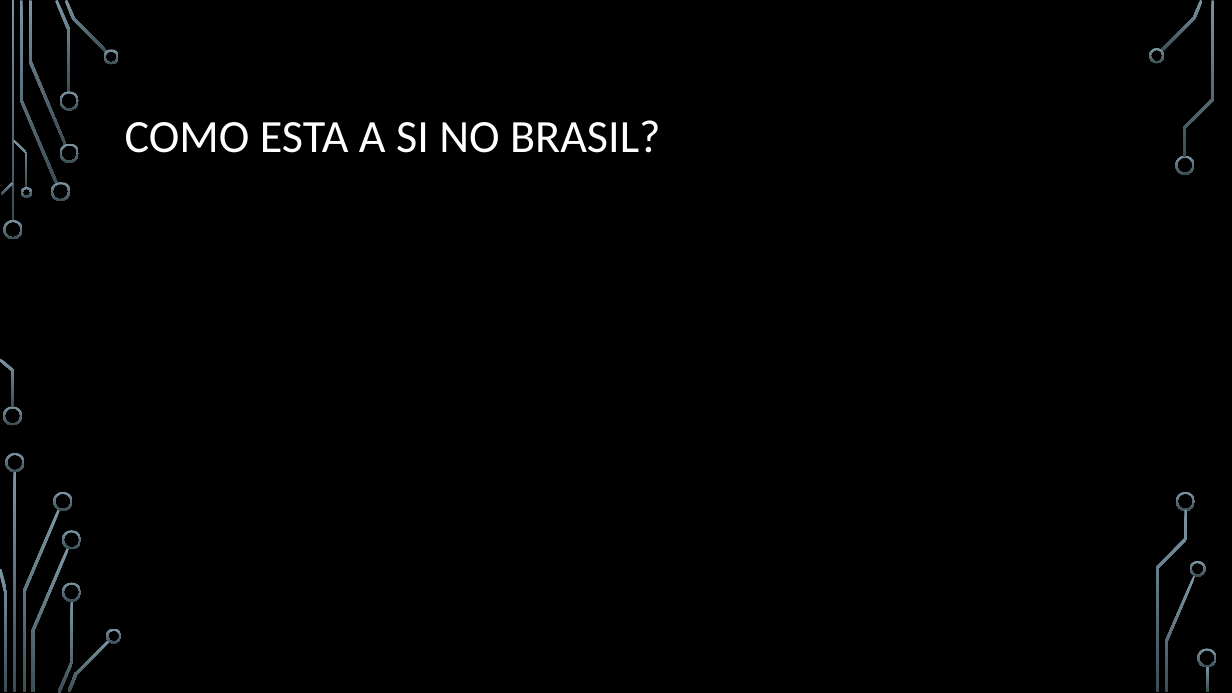
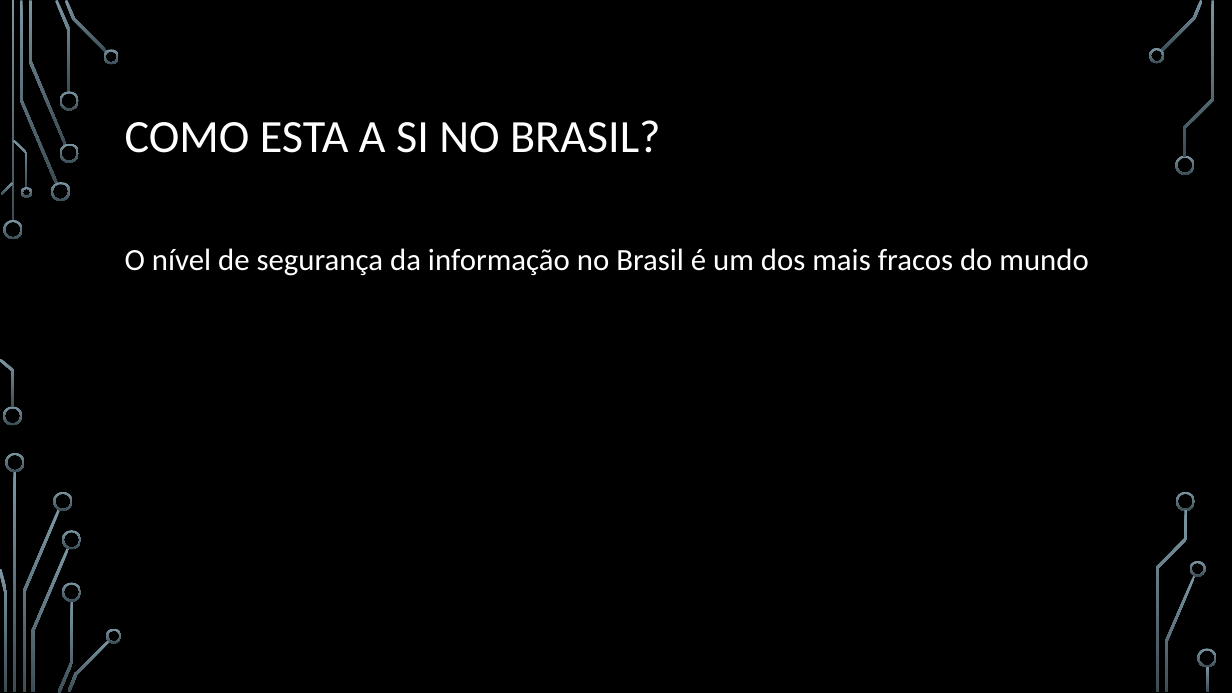
Before and after one commit to webbester/RodrigodAnjos, a slide deck: slide 9 of PI - Seg de Software/information_security.pptx. Drawn at 1232x693 pixels with LibreOffice and Linux fonts; fonts in the diff are those of the drawing; background and template pictures are left out. Boxes give left, top, right and bottom in pixels: in the first picture for what was removed or moved away, otherwise in the second. Text is boxed around its words. In the diff, an @@ line names an element or a change of style, - is before the commit and + after.

```diff
--- a/PI - Seg de Software/information_security.pptx
+++ b/PI - Seg de Software/information_security.pptx
@@ text added at box(125, 248, 1088, 276), 24 pt, text #FFFFFF @@
+O nível de segurança da informação no Brasil é um dos mais fracos do mundo
```
Also in this commit, not shown: 2 other slides changed.
